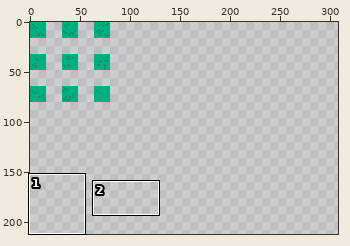
A pixel-art file gets an edit: Game Art/Level 1.aseprite. Above, an overview of the earlier version with the close-up marked.
Close-up. As it was:
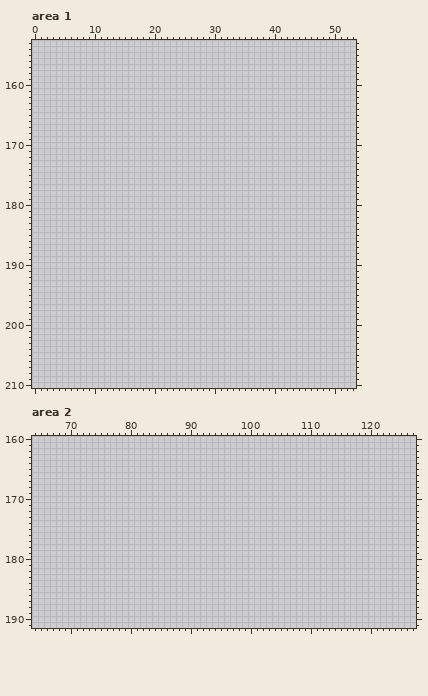
500x500 pixels, 1 frame. Shown: area 1: x 0..53, y 153..210; area 2: x 64..127, y 160..191. The wide view leaves out empty margins. The commit also changed other parts of the picture, which this record leaves out.
Once edited:
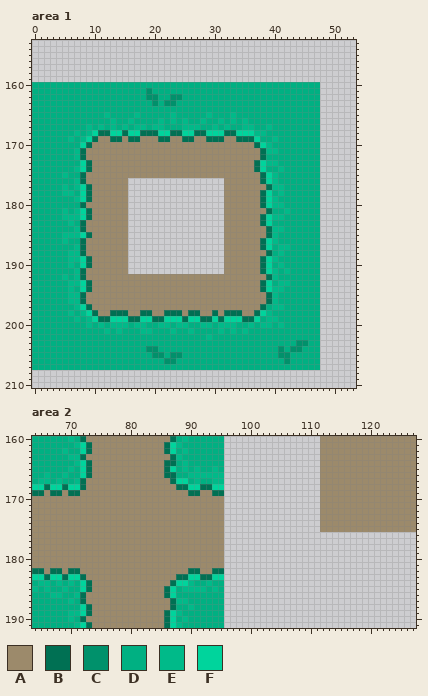
Palette (. is transparent): A #9c8a6b  B #007053  C #00916b  D #00b082  E #00ba89  F #00d49c
Changes in this commit:
Changed rows in their new state; - is an unchanged pixel.
Area 1:
first column x 0:
160 DDDDDDDDDDDDDDDDDDDDDDDDDDDDDDDDDDDDDDDDDDDDDDDD
161 DDDDDDDDDDDDDDDDDDDCDDDDDDDDDDDDDDDDDDDDDDDDDDDD
162 DDDDDDDDDDDDDDDDDDDCCDDCCDDDDDDDDDDDDDDDDDDDDDDD
163 DDDDDDDDDDDDDDDDDDDDCDCCDDDDDDDDDDDDDDDDDDDDDDDD
164 DDDDDDDDDDDDDDDDDDDDDDDDDDDDDDDDDDDDDDDDDDDDDDDD
165 DDDDDDDDDDDDEDDDDEDDDDDEDDDDDEDDDEDDDDDDDDDDDDDD
166 DDDDDDDDDDDDDEDDEDDDDEDEDEDDEDDEDEDEDDDDDDDDDDDD
167 DDDDDDDDDEDEDEDEDEEDEEDDDEEEDDEDEDDEEDDEDDDDDDDD
168 DDDDDDDEDEFBBFFBFFBBBFFBBFFBBFFFBBFFFEEDDDDDDDDD
169 DDDDDDEDEFBAABBABBAAABBAABBAABBBAABBBFDDEDDDDDDD
170 DDDDDDDDFBAAAAAAAAAAAAAAAAAAAAAAAAAAABFEDDDDDDDD
171 DDDDDDDEBAAAAAAAAAAAAAAAAAAAAAAAAAAAAABEEDDDDDDD
172 DDDDDDDEBAAAAAAAAAAAAAAAAAAAAAAAAAAAAABDDDDDDDDD
173 DDDDDDDDFBAAAAAAAAAAAAAAAAAAAAAAAAAAABFEEDDDDDDD
174 DDDDDDDEFBAAAAAAAAAAAAAAAAAAAAAAAAAAABFDDEDDDDDD
175 DDDDDEDDBAAAAAAAAAAAAAAAAAAAAAAAAAAAAABFEDDDDDDD
176 DDDDDDDEBAAAAAAA----------------AAAAAABFEDDDDDDD
177 DDDDDEDEFBAAAAAA----------------AAAAAAABEEDDDDDD
178 DDDDDEEDFBAAAAAA----------------AAAAAABFDEDDDDDD
179 DDDDDDDEFBAAAAAA----------------AAAAAABFEDDDDDDD
180 DDDDDDDDBAAAAAAA----------------AAAAAABFEEDDDDDD
181 DDDDDEDEFBAAAAAA----------------AAAAAAABDDEDDDDD
182 DDDDDEEEFBAAAAAA----------------AAAAAABFEEDDDDDD
183 DDDDDDEDBAAAAAAA----------------AAAAAABFDDDDDDDD
184 DDDDDDDEBAAAAAAA----------------AAAAAAABEEDDDDDD
185 DDDDDEEEFBAAAAAA----------------AAAAAAABEDDDDDDD
186 DDDDDEDDBAAAAAAA----------------AAAAAABFEDDDDDDD
187 DDDDDDDEBAAAAAAA----------------AAAAAABFDEEDDDDD
188 DDDDDDEEBAAAAAAA----------------AAAAAAABDEDDDDDD
189 DDDDDDEEFBAAAAAA----------------AAAAAABFEDDDDDDD
190 DDDDDDEDFBAAAAAA----------------AAAAAABFDEDDDDDD
191 DDDDDDDEBAAAAAAA----------------AAAAAABFEDEDDDDD
192 DDDDDEDEBAAAAAAAAAAAAAAAAAAAAAAAAAAAAAABEDDDDDDD
193 DDDDDDEEFBAAAAAAAAAAAAAAAAAAAAAAAAAAAABFDEEDDDDD
194 DDDDDDEDFBAAAAAAAAAAAAAAAAAAAAAAAAAAAABFEEDDDDDD
195 DDDDDDEEBAAAAAAAAAAAAAAAAAAAAAAAAAAAAAABEDDDDDDD
196 DDDDDDEEBAAAAAAAAAAAAAAAAAAAAAAAAAAAAAABEDDDDDDD
197 DDDDDDDEFBAAAAAAAAAAAAAAAAAAAAAAAAAAAABDEEDDDDDD
198 DDDDDDEDEFBAABBBAABBAABBBABBAABABBBAABFEDDDDDDDD
199 DDDDDDDEDEFBBFFFBBFFBBFFFBFFBBFBFFFBBFDEEDDDDDDD
200 DDDDDDDDDEDEDEEEDEEDDEEDEEDDEEDEEEDDEDEEDEDDDDDD
201 DDDDDDDDDDDDEDEDDDEEDDDEDDEDDDDEDEDEDDDDDDDDDDDD
202 DDDDDDDDDDDDDDDDDDDDDDDDDDDDDEDDDDDDDDDDDDDDDDDD
203 DDDDDDDDDDDDDDDDDDDDDDDDDDDDDDDDDDDDDDDDDDDDCCDD
204 DDDDDDDDDDDDDDDDDDDCCDDDDDDDDDDDDDDDDDDDDCDCCDDD
205 DDDDDDDDDDDDDDDDDDDDCCDCCDDDDDDDDDDDDDDDDCCDDDDD
206 DDDDDDDDDDDDDDDDDDDDDDCCDDDDDDDDDDDDDDDDDDCDDDDD
207 DDDDDDDDDDDDDDDDDDDDDDDDDDDDDDDDDDDDDDDDDDDDDDDD
Area 2:
first column x 64:
160 DDDDDDEDBAAAAAAAAAAAAAABDEDDDDDD----------------AAAAAAAAAAAAAAAA
161 DDDDDDDEFBAAAAAAAAAAAABFEDDDDDDD----------------AAAAAAAAAAAAAAAA
162 DDDDDEDDFBAAAAAAAAAAAABFDEDDDDDD----------------AAAAAAAAAAAAAAAA
163 DDDDDDEEBAAAAAAAAAAAAAABEDDDDDDD----------------AAAAAAAAAAAAAAAA
164 DDDDDDDEFBAAAAAAAAAAAABBDEDDDDDD----------------AAAAAAAAAAAAAAAA
165 DDDDDDEDFBAAAAAAAAAAAABFDEDEDDED----------------AAAAAAAAAAAAAAAA
166 DDEDDEDDFBAAAAAAAAAAAABBDDEEEEEE----------------AAAAAAAAAAAAAAAA
167 DEEDEDDEBAAAAAAAAAAAAAABFFDEDDEE----------------AAAAAAAAAAAAAAAA
168 FFBFFBFFBAAAAAAAAAAAAAAABBFFBBFF----------------AAAAAAAAAAAAAAAA
169 BBABBABBAAAAAAAAAAAAAAAAAABBAABB----------------AAAAAAAAAAAAAAAA
170 AAAAAAAAAAAAAAAAAAAAAAAAAAAAAAAA----------------AAAAAAAAAAAAAAAA
171 AAAAAAAAAAAAAAAAAAAAAAAAAAAAAAAA----------------AAAAAAAAAAAAAAAA
172 AAAAAAAAAAAAAAAAAAAAAAAAAAAAAAAA----------------AAAAAAAAAAAAAAAA
173 AAAAAAAAAAAAAAAAAAAAAAAAAAAAAAAA----------------AAAAAAAAAAAAAAAA
174 AAAAAAAAAAAAAAAAAAAAAAAAAAAAAAAA----------------AAAAAAAAAAAAAAAA
175 AAAAAAAAAAAAAAAAAAAAAAAAAAAAAAAA----------------AAAAAAAAAAAAAAAA
176 AAAAAAAAAAAAAAAAAAAAAAAAAAAAAAAA--------------------------------
177 AAAAAAAAAAAAAAAAAAAAAAAAAAAAAAAA--------------------------------
178 AAAAAAAAAAAAAAAAAAAAAAAAAAAAAAAA--------------------------------
179 AAAAAAAAAAAAAAAAAAAAAAAAAAAAAAAA--------------------------------
180 AAAAAAAAAAAAAAAAAAAAAAAAAAAAAAAA--------------------------------
181 AAAAAAAAAAAAAAAAAAAAAAAAAAAAAAAA--------------------------------
182 BBABBABBAAAAAAAAAAAAAAAAAABBAABB--------------------------------
183 FFBFFBFFBAAAAAAAAAAAAAAABBFFBBFF--------------------------------
184 DEEDEDEDFBAAAAAAAAAAAAABFFEDDEDD--------------------------------
185 EDEDDEDDFBAAAAAAAAAAAABFDEEEEDED--------------------------------
186 DDDEEDDEBAAAAAAAAAAAAABFDDDDDDDD--------------------------------
187 DDDDDDEDBAAAAAAAAAAAAAABEEDDDDDD--------------------------------
188 DDDDDDDDFBAAAAAAAAAAAAABDDEDDDDD--------------------------------
189 DDDDDDEEFBAAAAAAAAAAAABFEDDDDDDD--------------------------------
190 DDDDDDEDBAAAAAAAAAAAAABFDEDDDDDD--------------------------------
191 DDDDDDDEFBAAAAAAAAAAAABFEDDDDDDD--------------------------------
Where, in picture pixels (left, top, right, bottom), the same in both close-ups:
added: (32, 82, 320, 370)
added: (32, 436, 224, 628)
added: (320, 436, 416, 532)
